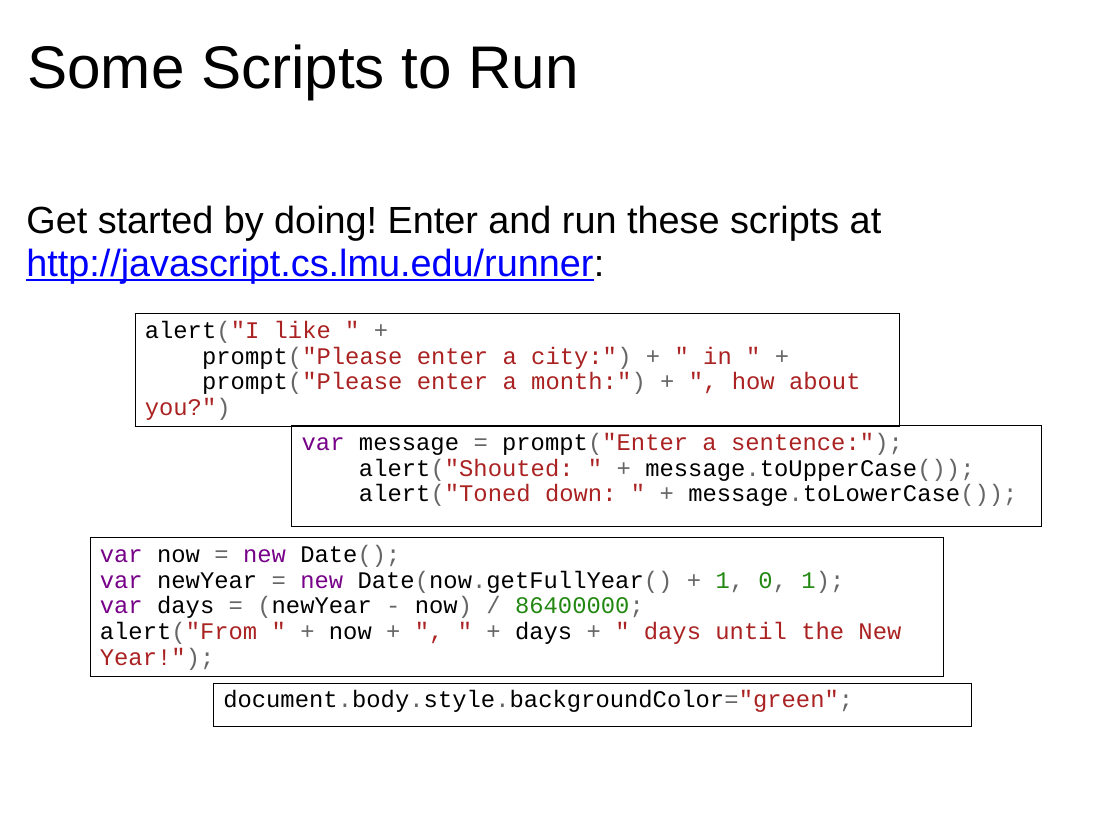
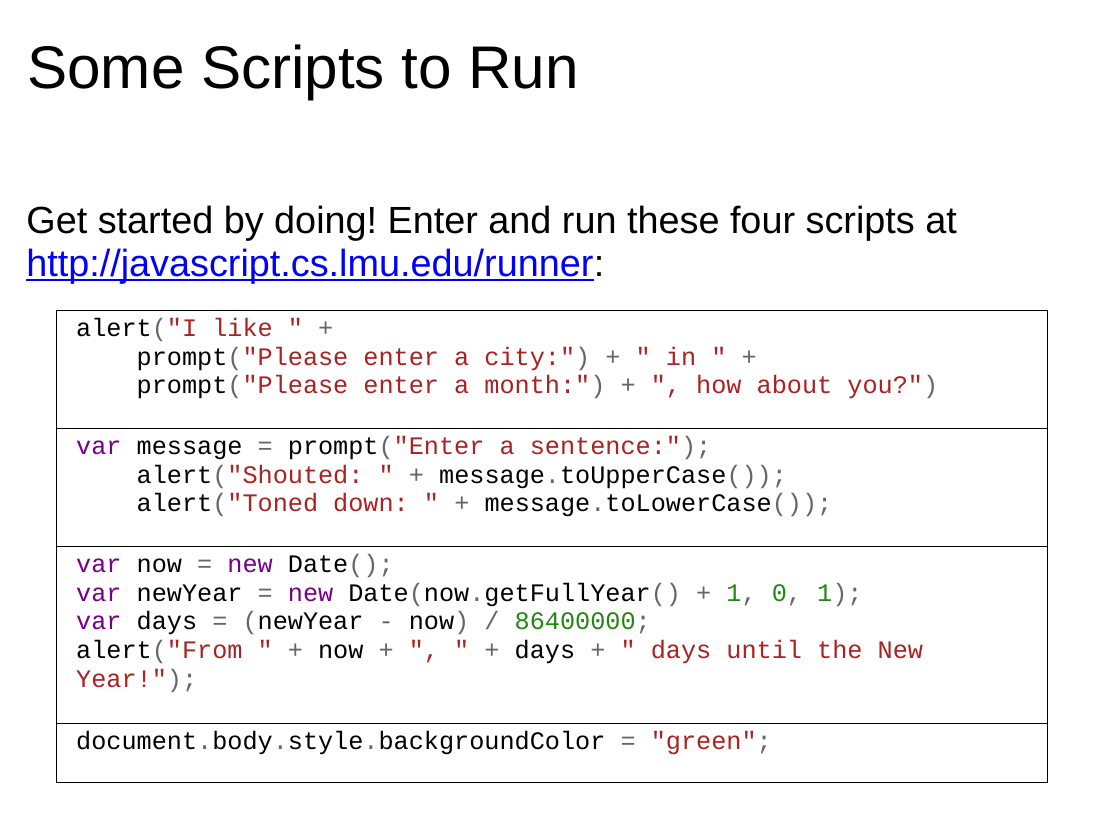
Before and after one commit to dondi/javascript-book, a slide deck: slide 11 of presentations/Chapter_2_Presentation.ppt. Drawn at 1120x840 pixels with LibreOffice and Linux fonts; fonts in the diff are those of the drawing; background and template pictures are left out. Boxes give left, top, right and bottom in pixels: in the first picture for what was removed or moved away, otherwise in the second. Text is boxed around its words. In the diff, an @@ line names an element or a change of style, - is before the commit and + after.

```diff
--- a/presentations/Chapter_2_Presentation.ppt
+++ b/presentations/Chapter_2_Presentation.ppt
@@ text at (26,205,957,283): text changed @@
-Get started by doing! Enter and run these scripts at http://javascript.cs.lmu.edu/runner:
+Get started by doing! Enter and run these four scripts at http://javascript.cs.lmu.edu/runner:
@@ table at (56,310,1047,764) @@
+row 2: var message = prompt("Enter a sentence:"); alert("Shouted: " + message.toUpperCase()); alert("Toned down: " + message.toLowerCase());
+row 3: var now = new Date(); var newYear = new Date(now.getFullYear() + 1, 0, 1); var days = (newYear - now) / 86400000; alert("From " + now + ", " + days + " days until the New Year!");
+row 4: document.body.style.backgroundColor = "green";
@@ table: place and size @@
-table at (135,314,900,424)
+table at (56,310,1047,764)
@@ table removed at (291,425,1040,526), 1 rows, 1 columns @@
-var message = prompt("Enter a sentence:"); alert("Shouted: " + message.toUpperCase()); alert("Toned down: " + message.toLowerCase());
@@ table removed at (90,537,944,674), 1 rows, 1 columns @@
-var now = new Date(); var newYear = new Date(now.getFullYear() + 1, 0, 1); var days = (newYear - now) / 86400000; alert("From " + now + ", " + days + " days until the New Year!");
@@ table removed at (213,683,971,727), 1 rows, 1 columns @@
-document.body.style.backgroundColor="green";
```
Also in this commit, not shown: 15 other slides changed.
